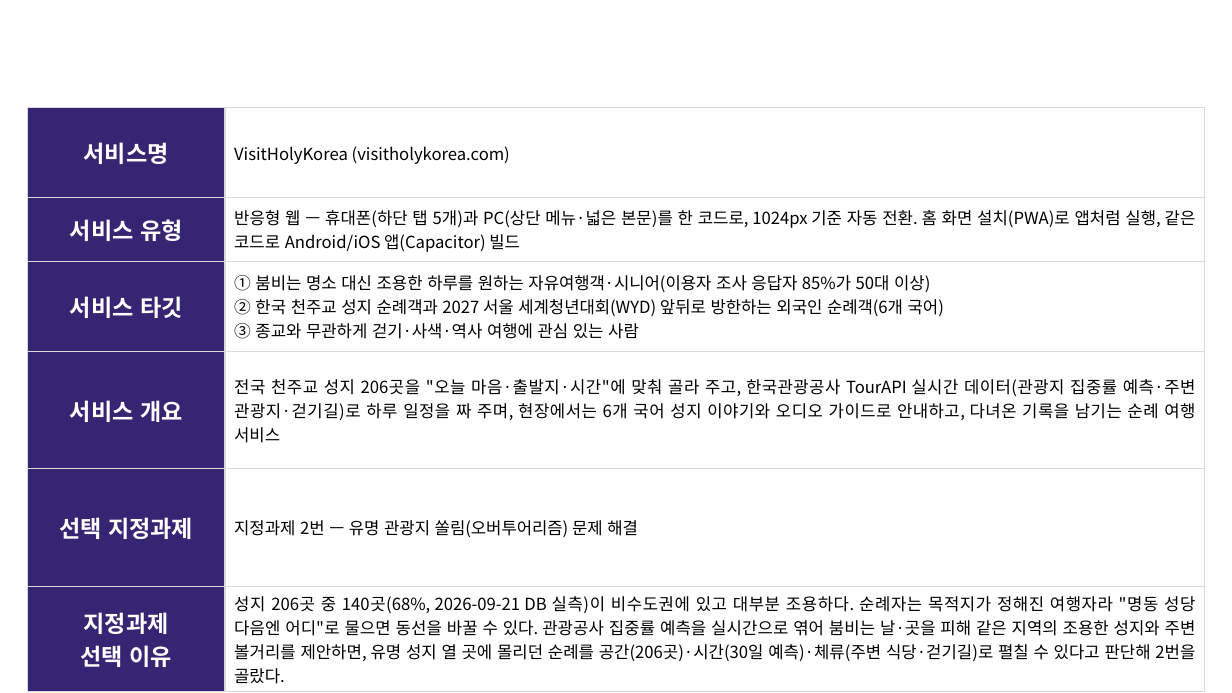
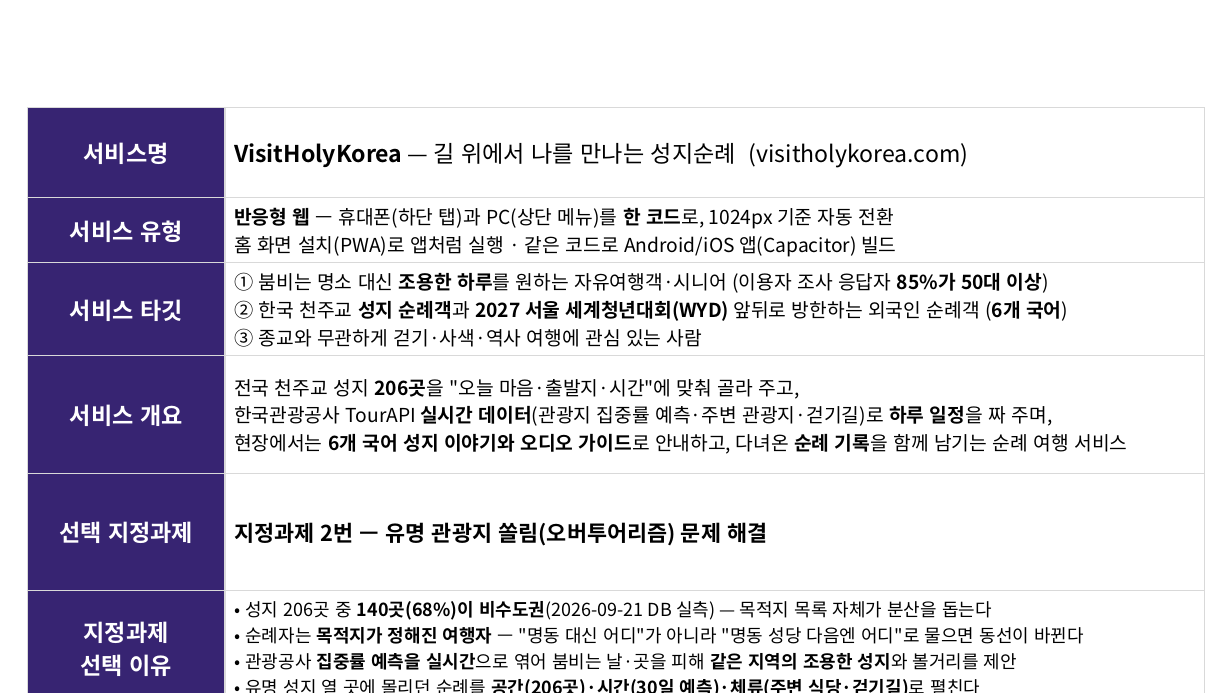
Before and after one commit to linkcontent7-huisun/visitholykorea, a slide deck: slide 2 of docs/10-product/공모전/원본-공모전제출/기능설명서_2026-09-21.pptx. Drawn at 1232x693 pixels with LibreOffice and Linux fonts; fonts in the diff are those of the drawing; background and template pictures are left out. Boxes give left, top, right and bottom in pixels: in the first picture for what was removed or moved away, otherwise in the second. Text is boxed around its words. In the diff, an @@ line names an element or a change of style, - is before the commit and + after.

```diff
--- a/docs/10-product/공모전/원본-공모전제출/기능설명서_2026-09-21.pptx
+++ b/docs/10-product/공모전/원본-공모전제출/기능설명서_2026-09-21.pptx
@@ table at box(28, 108, 1205, 680) @@
-row 1, column 2: VisitHolyKorea (visitholykorea.com)
+row 1, column 2: VisitHolyKorea — 길 위에서 나를 만나는 성지순례 (visitholykorea.com)
-row 2, column 2: 반응형 웹 — 휴대폰(하단 탭 5개)과 PC(상단 메뉴·넓은 본문)를 한 코드로, 1024px 기준 자동 전환. 홈 화면 설치(PWA)로 앱처럼 실행, 같은 코드로 Android/iOS 앱(Capacitor) 빌드
+row 2, column 2: 반응형 웹 — 휴대폰(하단 탭)과 PC(상단 메뉴)를 한 코드로, 1024px 기준 자동 전환 / 홈 화면 설치(PWA)로 앱처럼 실행 · 같은 코드로 Android/iOS 앱(Capacitor) 빌드
-row 3, column 2: ① 붐비는 명소 대신 조용한 하루를 원하는 자유여행객·시니어(이용자 조사 응답자 85%가 50대 이상) / ② 한국 천주교 성지 순례객과 2027 서울 세계청년대회(WYD) 앞뒤로 방한하는 외국인 순례객(6개 국어) / ③ 종교와 무관하게 걷기·사색·역사 여행에 관심 있는 사람
+row 3, column 2: ① 붐비는 명소 대신 조용한 하루를 원하는 자유여행객·시니어 (이용자 조사 응답자 85%가 50대 이상) / ② 한국 천주교 성지 순례객과 2027 서울 세계청년대회(WYD) 앞뒤로 방한하는 외국인 순례객 (6개 국어) / ③ 종교와 무관하게 걷기·사색·역사 여행에 관심 있는 사람
@@ row 4, column 2: "전국 천주교 성지 206곳을 "오늘 마음·출발지·시간"에 맞춰 골라 주고, 한국관광공사 TourAPI 실시간 데이터(관광지 집중률 예측·주변 관광지·걷기길)로 하루 일정을 짜 주며, 현장에서는 6개 국어 성지 이야기와 오디오 가이드로 안내하고, 다녀온 기록을 남기는 순례 여행 서비스" to "전국 천주교 성지 206곳을 "오늘 마음·출발지·시간"에 맞춰 골라 주고, / 한국관광공사 TourAPI 실시간 데이터(관광지 집중률 예측·주변 관광지·걷기길)로 하루 일정을 짜 주며, / 현장에서는 6개 국어 성지 이야기와 오디오 가이드로 안내하고, 다녀온 순례 기록을 함께 남기는 순례 여행 서비스" @@
@@ row 6, column 2: "성지 206곳 중 140곳(68%, 2026-09-21 DB 실측)이 비수도권에 있고 대부분 조용하다. 순례자는 목적지가 정해진 여행자라 "명동 성당 다음엔 어디"로 물으면 동선을 바꿀 수 있다. 관광공사 집중률 예측을 실시간으로 엮어 붐비는 날·곳을 피해 같은 지역의 조용한 성지와 주변 볼거리를 제안하면, 유명 성지 열 곳에 몰리던 순례를 공간(206곳)·시간(30일 예측)·체류(주변 식당·걷기길)로 펼칠 수 있다고 판단해 2번을 골랐다." to "• 성지 206곳 중 140곳(68%)이 비수도권(2026-09-21 DB 실측) — 목적지 목록 자체가 분산을 돕는다 / • 순례자는 목적지가 정해진 여행자 — "명동 대신 어디"가 아니라 "명동 성당 다음엔 어디"로 물으면 동선이 바뀐다 / • 관광공사 집중률 예측을 실시간으로 엮어 붐비는 날·곳을 피해 같은 지역의 조용한 성지와 볼거리를 제안 / • 유명 성지 열 곳에 몰리던 순례를 공간(206곳)·시간(30일 예측)·체류(주변 식당·걷기길)로 펼친다" @@
@@ size 13 to 17 pt, bold on in "지정과제 2번 — 유명 관광지 쏠림(오버투어리즘) 문제 ..." @@
```
Also in this commit, not shown: 9 other slides changed, 4 other files.
